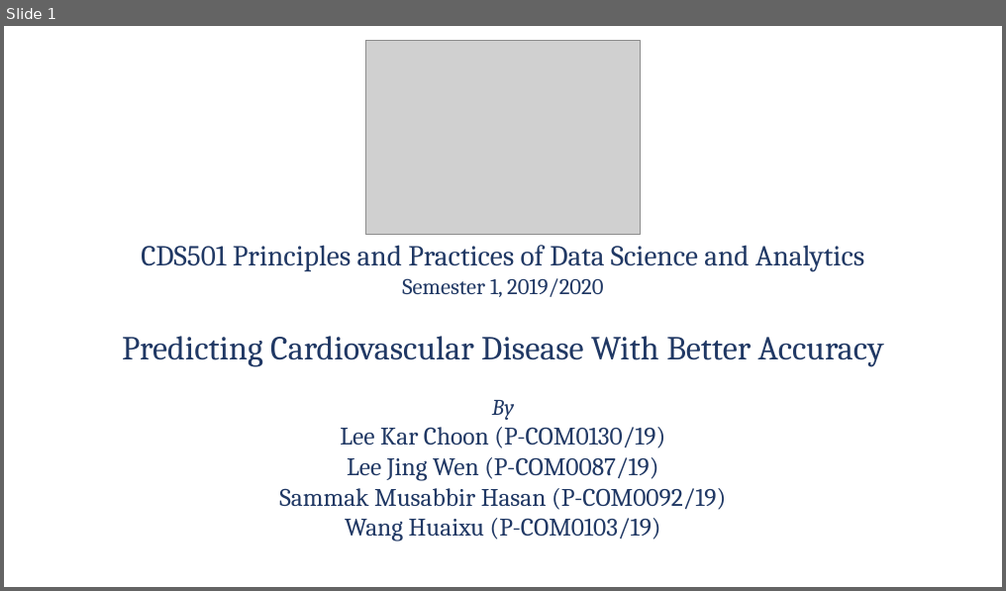
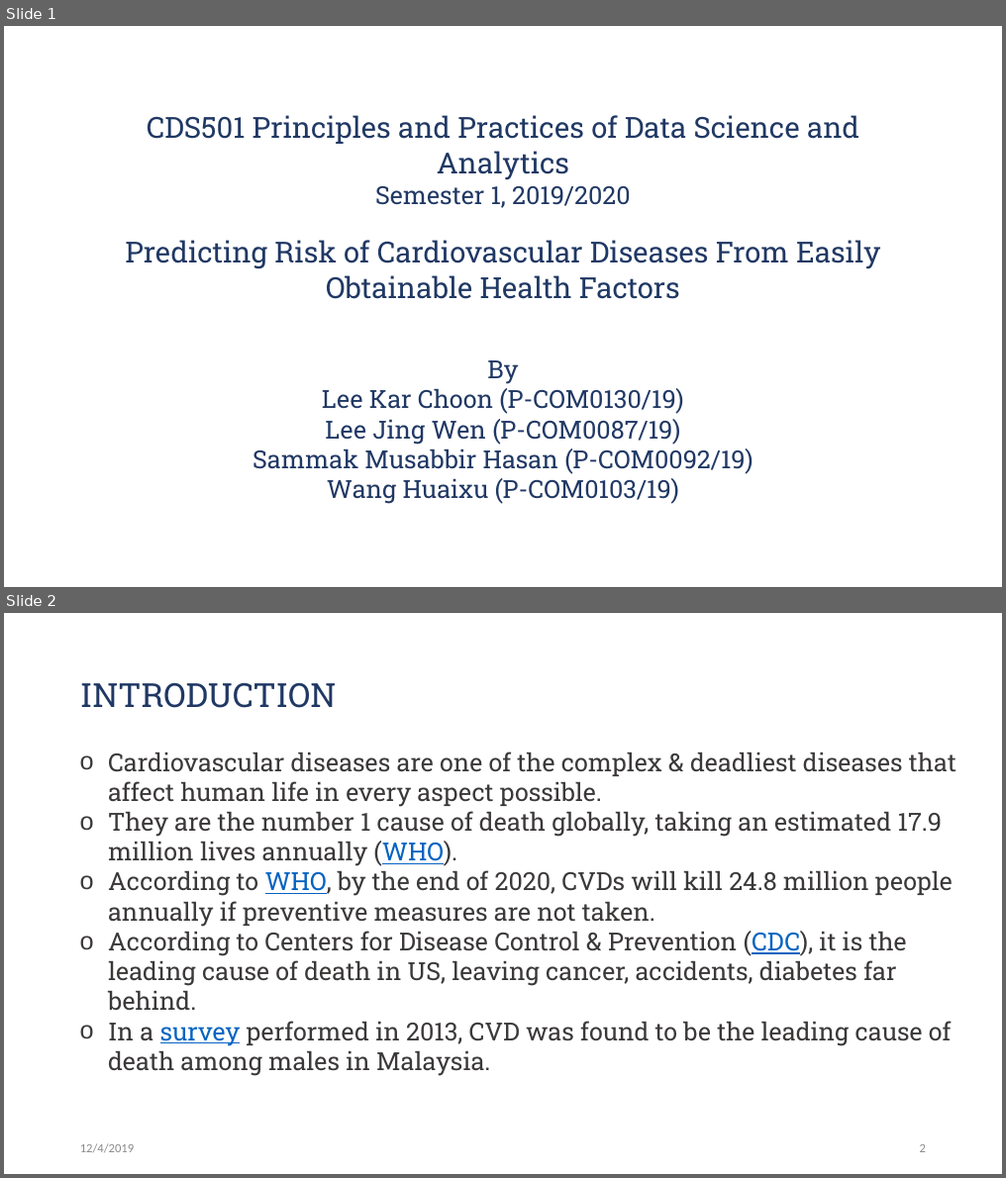
Before and after one commit to Jwen-pg/cds501-predicting-heart-disease, a slide deck: presentation.pptx. Shown one above the other, each under a label of ours: slide 1 before the commit, slides 1 and 2 after it. The pictures are 1006x591 and 1006x1178 pixels, drawn with LibreOffice and Linux fonts; fonts in the diff are those of the drawing; grey boxes stand for pictures; background and template pictures are left out. Boxes give left, top, right and bottom in pixels: in the first picture for what was removed or moved away, otherwise in the second. Text is boxed around its words. In the diff, an @@ line names an element or a change of style, - is before the commit and + after.

```diff
--- a/presentation.pptx
+++ b/presentation.pptx
@@ slide 2 added at [4, 613, 1002, 1174], background #FFFFFF @@
@@ title added at [80, 682, 337, 708], 32 pt, text #203864 @@
+INTRODUCTION
@@ text added at [108, 752, 956, 1076], 24 pt, text #3B3838 @@
+o Cardiovascular diseases are one of the complex & deadliest diseases that affect human life in every aspect possible.
+o They are the number 1 cause of death globally, taking an estimated 17.9 million lives annually (WHO).
+o According to WHO, by the end of 2020, CVDs will kill 24.8 million people annually if preventive measures are not taken.
+o According to Centers for Disease Control & Prevention (CDC), it is the leading cause of death in US, leaving cancer, accidents, diabetes far behind.
+o In a survey performed in 2013, CVD was found to be the leading cause of death among males in Malaysia.
@@ text added at [80, 1144, 134, 1153], 12 pt, text #8C8C8C @@
+12/4/2019
@@ page number added at [920, 1145, 926, 1153], 12 pt, text #8C8C8C @@
+2
@@ slide 1 changed as well @@
@@ picture removed at [365, 40, 642, 234] @@
@@ title "CDS501 Principles and Practices of ..." at [125, 115, 880, 504]: vertical alignment middle to top @@
@@ title at [125, 115, 880, 504]: text changed; size 24.3 to 24 pt; font Cambria to Roboto Slab @@
-CDS501 Principles and Practices of Data Science and Analytics
-Semester 1, 2019/2020
-Predicting Cardiovascular Disease With Better Accuracy
-By
-Lee Kar Choon (P-COM0130/19)
-Lee Jing Wen (P-COM0087/19)
-Sammak Musabbir Hasan (P-COM0092/19)
-Wang Huaixu (P-COM0103/19)
+CDS501 Principles and Practices of Data Science and Analytics
+Semester 1, 2019/2020
+Predicting Risk of Cardiovascular Diseases From Easily Obtainable Health Factors
+By
+Lee Kar Choon (P-COM0130/19)
+Lee Jing Wen (P-COM0087/19)
+Sammak Musabbir Hasan (P-COM0092/19)
+Wang Huaixu (P-COM0103/19)
```
Also in this commit, not shown: 1 other slide changed, 16 other slides added, 7 slides removed, 3 other files.
